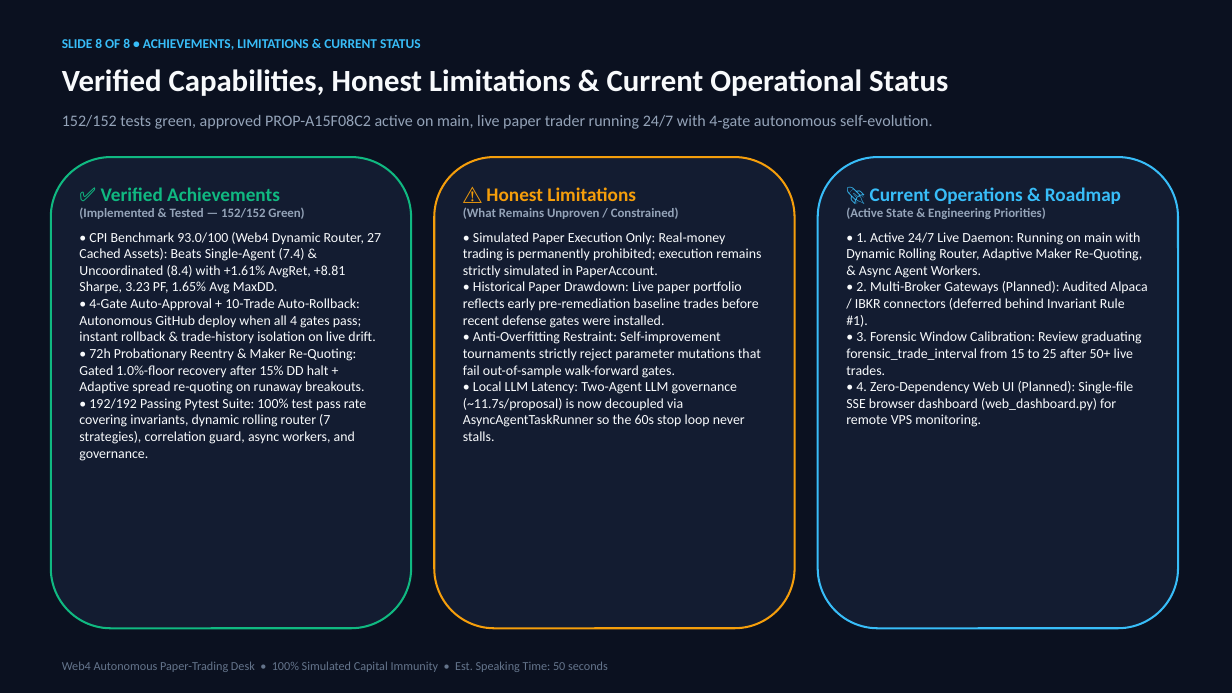
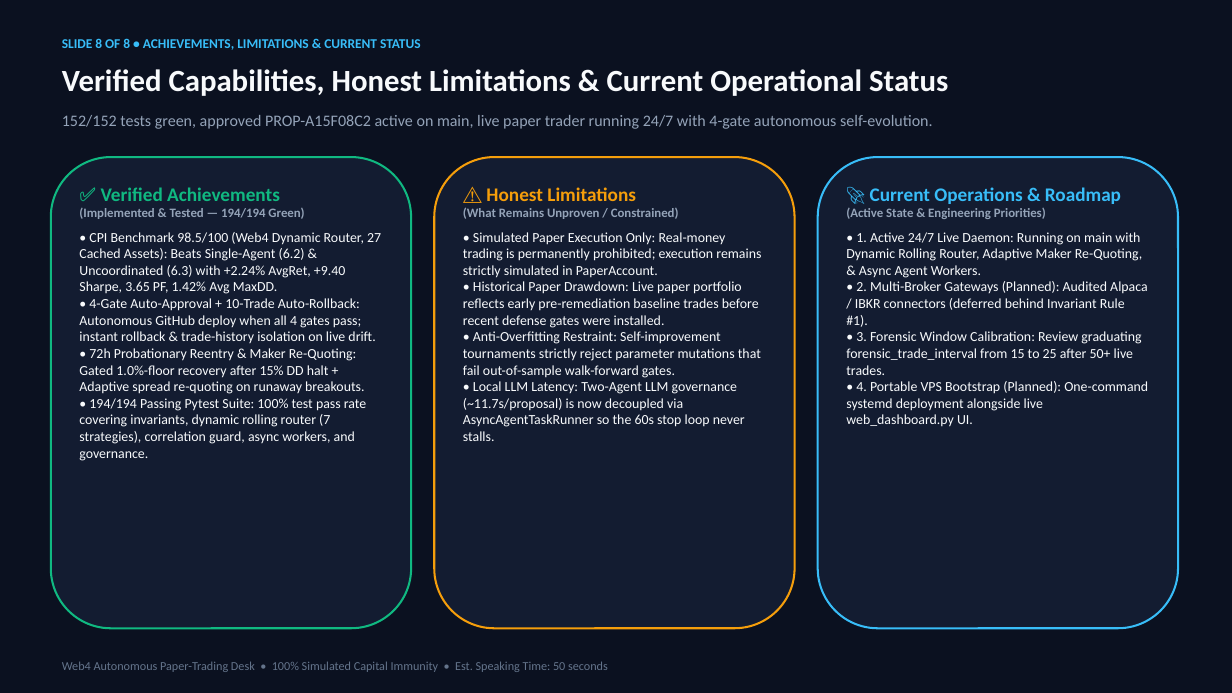
Before and after one commit to iShmuel/web4-trading-agent, a slide deck: slide 8 of web4_trading_agent_presentation.pptx. Drawn at 1232x693 pixels with LibreOffice and Linux fonts; fonts in the diff are those of the drawing. Boxes give left, top, right and bottom in pixels: in the first picture for what was removed or moved away, otherwise in the second. Text is boxed around its words. In the diff, an @@ line names an element or a change of style, - is before the commit and + after.

Commit message:
chore(audit): sync docs/presentation to 194 tests and 98.5 CPI & ignore deployment snapshot

```diff
--- a/web4_trading_agent_presentation.pptx
+++ b/web4_trading_agent_presentation.pptx
@@ text in rounded rectangle at (x1=79, y1=232, x2=381, y2=294): text changed @@
-(Implemented & Tested — 152/152 Green)
-• CPI Benchmark 93.0/100 (Web4 Dynamic Router, 27 Cached Assets): Beats Single-Agent (7.4) & Uncoordinated (8.4) with +1.61% AvgRet, +8.81 Sharpe, 3.23 PF, 1.65% Avg MaxDD.
+(Implemented & Tested — 194/194 Green)
+• CPI Benchmark 98.5/100 (Web4 Dynamic Router, 27 Cached Assets): Beats Single-Agent (6.2) & Uncoordinated (6.3) with +2.24% AvgRet, +9.40 Sharpe, 3.65 PF, 1.42% Avg MaxDD.
@@ text in rounded rectangle at (x1=846, y1=381, x2=1148, y2=427): text changed @@
-• 4. Zero-Dependency Web UI (Planned): Single-file SSE browser dashboard (web_dashboard.py) for remote VPS monitoring.
+• 4. Portable VPS Bootstrap (Planned): One-command systemd deployment alongside live web_dashboard.py UI.
@@ text in rounded rectangle at (x1=79, y1=398, x2=366, y2=461): text changed @@
-• 192/192 Passing Pytest Suite: 100% test pass rate covering invariants, dynamic rolling router (7 strategies), correlation guard, async workers, and governance.
+• 194/194 Passing Pytest Suite: 100% test pass rate covering invariants, dynamic rolling router (7 strategies), correlation guard, async workers, and governance.
```
Also in this commit, not shown: 8 other files.
